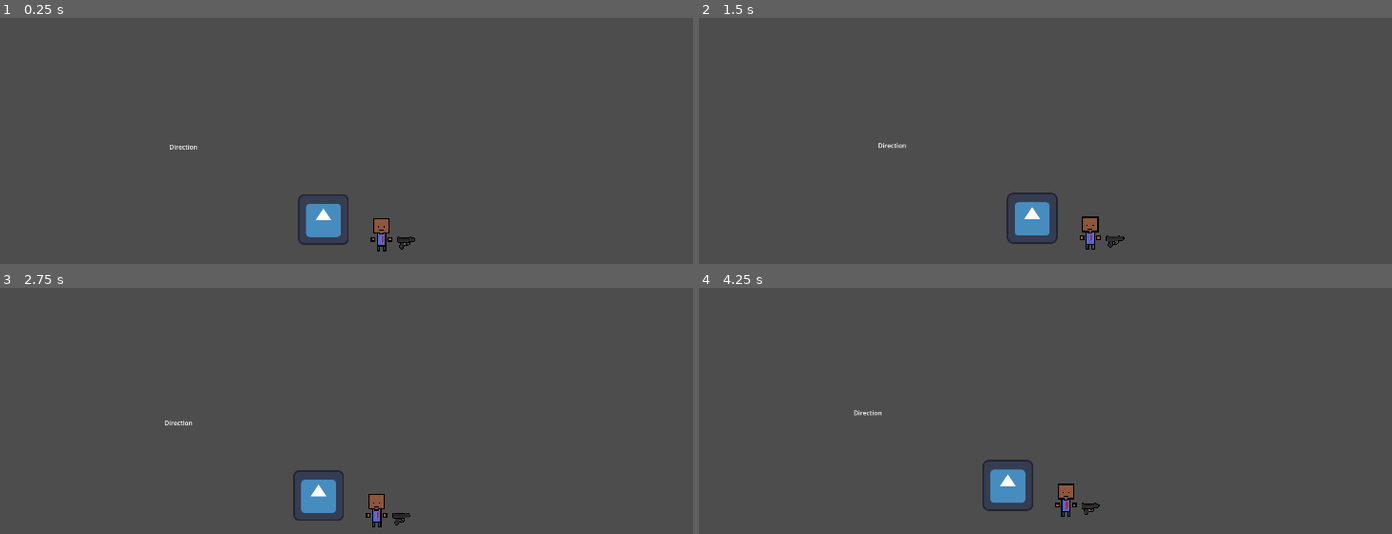
Above: before the commit, frames 1-4 (two rows, left to right).
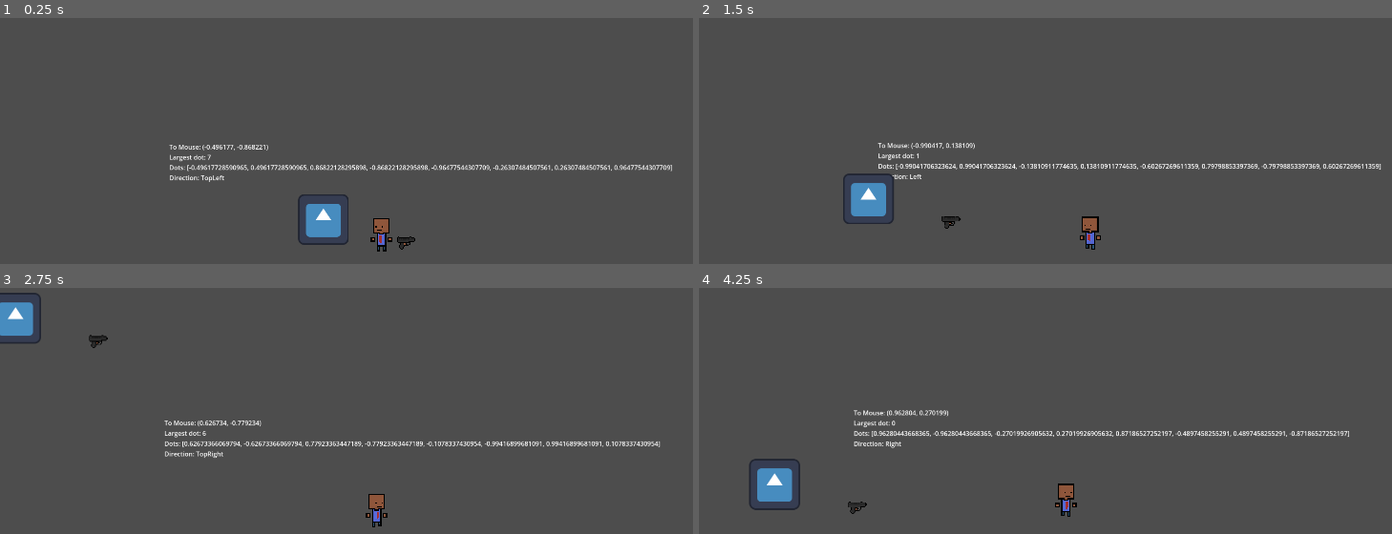
Above: after the commit, the same moments.

Repository: KarumGhag/Hitman-5
Game: Godot game, scene res://World/world.tscn
The game is run twice, just before and just after one commit, with the same random seed, the same clock (stepped at 60 frames per second) and the same inputs. The engine's default icon, where the game draws it, is replaced by a stand-in: a white triangle on a blue panel in a dark square.
Inputs (mouse positions are in pixels of both pictures, inside the frame that each line leads up to):
- Up to frame 1 (0.25 s): no input
- Up to frame 2 (1.5 s): move the mouse to (1100, 241) at 0.52 s; hold D (right) 0.53-1.28 s; tap Mouse wheel up (nextItem) at 0.6 s; tap Mouse wheel down (prevItem) at 0.8, 1.35 s; move the mouse to (927, 254) at 1.27 s; hold S (down) from 1.28 s (still down)
- Up to frame 3 (2.75 s): tap H (holster, bound only after the commit) at 1.55, 2.1 s; move the mouse to (457, 408) at 2.02 s; release S (down) at 2.03 s; hold D (right) from 2.03 s (still down); tap E (pickup, bound only after the commit) at 2.3 s
- Up to frame 4 (4.25 s): move the mouse to (outside the picture) at 2.77 s; release D (right) at 2.78 s; hold W (up) 2.78-3.53 s; tap E (pickup, bound only after the commit) at 2.85 s; tap Mouse wheel up (nextItem) at 3.05, 3.6 s; move the mouse to (outside the picture) at 3.52 s; hold A (left) from 3.53 s (still down); tap Mouse wheel down (prevItem) at 3.8 s

The runs differ from the first frame. In frame 1, 1.3% of the frame differs, in the area x 24-97%, y 51-92%; in frame 2, 3.1%; in frame 3, 3.0%; in frame 4, 3.2%, in the area x 7-94%, y 49-94%.
Error before the commit: Invalid access to property or key 'global_position' on a base object of type 'Nil'. (res://Player/player.gd:24)

Commit message:
added guns

Diff:
--- a/Gun System/GunClass.gd
+++ b/Gun System/GunClass.gd
@@ -1,3 +1,122 @@
 extends Item
 
 class_name GunClass
+
+@export_group("Nodes")
+@export var bullet : PackedScene
+@export var shootPoint : Node2D
+@export var animationPlayer : AnimationPlayer
+@export var shootVectorPoint : Node2D
+
+@export_group("Stats")
+
+@export var damage : float
+@export var bulletSpeed : float = 1000
+@export var knockback : float
+
+#basic gun stats
+@export var auto : bool
+@export var shotgun : bool
+
+## Time between each shot
+@export var fireCoolDown : float = 0.1
+var fireCoolDownTimer : Timer
+## How far the bullet goes before despawning
+## If 0 it is until it hits a wall
+@export var fireDistance : float
+## How much the bullets can spread away from the mouse
+@export var spread : float
+## Amount of bullet shot per click
+## Must be at least 1
+@export var multiBulletNum : int = 1
+## Only use if above is above 1
+## After a bullet is shot it waits this much time for the next bullet to be shot
+@export var multiBulletWait : float = 0.05
+
+
+@export_subgroup("reload")
+## max bullets
+@export var magSize : int = 16
+var bulletsLeft : int
+@export var reloadTime : float = 2
+var reloadTimer : Timer
+var canShoot : bool = true
+
+var target : Vector2
+
+
+@export_subgroup("Camera")
+@export var shakeAmount : float = 5
+
+
+func itemReady() -> void:
+	bulletsLeft = magSize
+
+	#makes a timer that will let you shoot again after its up
+	fireCoolDownTimer = Timer.new()
+	fireCoolDownTimer.one_shot = true
+	fireCoolDownTimer.autostart = false
+
+	fireCoolDownTimer.connect("timeout", canShootAgain)
+
+	add_child(fireCoolDownTimer)
+
+
+func canShootAgain() -> void:
+	canShoot = true
+
+
+func shootLocation() -> Vector2:
+	var innacuracy = randf_range(-spread, spread)
+	target = Vector2.from_angle(shootVectorPoint.global_position.angle_to_point(get_global_mouse_position()) + innacuracy)
+
+	return target.normalized()
+
+
+func shoot() -> void:
+	if bulletsLeft <= 0:
+		reload()
+
+	if not canShoot:
+		return
+
+
+
+	canShoot = false
+
+	for i in range(multiBulletNum):
+			if bulletsLeft <= 0:
+				reload()
+				break
+
+
+			if animationPlayer != null:
+				animationPlayer.play("Shoot")
+
+
+
+
+			var bulletDirection : Vector2 = shootLocation()
+			var bulletInstance = bullet.instantiate()
+			bulletInstance.global_position = shootPoint.global_position
+			bulletInstance.direction = bulletDirection
+
+			bulletInstance.look_at(get_global_mouse_position())
+
+			bulletInstance.fireDistance = fireDistance
+			bulletInstance.damage = damage
+			bulletInstance.speed = bulletSpeed
+			bulletInstance.knockback = knockback
+
+
+
+			get_tree().get_root().add_child(bulletInstance)
+
+
+
+func wait(seconds : float) -> void:
+	await get_tree().create_timer(seconds).timeout
+
+func reload() -> void:
+	await wait(reloadTime)
+	bulletsLeft = magSize
--- a/Gun System/GunClass.tscn
+++ b/Gun System/GunClass.tscn
@@ -47,9 +47,13 @@
 [sub_resource type="CircleShape2D" id="CircleShape2D_thvgv"]
 radius = 50.4207
 
-[node name="GunClass" type="Node2D" node_paths=PackedStringArray("pickUpArea", "pickUpBox")]
+[node name="GunClass" type="Node2D" node_paths=PackedStringArray("shootPoint", "animationPlayer", "shootVectorPoint", "itemSprite", "pickUpArea", "pickUpBox")]
 script = ExtResource("1_its6t")
+shootPoint = NodePath("ShootPoint")
+animationPlayer = NodePath("AnimationPlayer")
+shootVectorPoint = NodePath("ShootVectorPoint")
 itemName = "Glock"
+itemSprite = NodePath("Sprite2D")
 pickUpArea = NodePath("PickUpArea")
 pickUpBox = NodePath("PickUpBox")
 
@@ -58,6 +62,23 @@
 &"": SubResource("AnimationLibrary_3tl4v")
 }
 speed_scale = 2.0
+
+[node name="PickUpArea" type="Area2D" parent="."]
+
+[node name="CollisionShape2D" type="CollisionShape2D" parent="PickUpArea"]
+shape = SubResource("CircleShape2D_rj1wu")
+
+[node name="PickUpBox" type="Area2D" parent="."]
+
+[node name="CollisionShape2D" type="CollisionShape2D" parent="PickUpBox"]
+position = Vector2(1, 1.5)
+shape = SubResource("CircleShape2D_thvgv")
+
+[node name="ShootPoint" type="Node2D" parent="."]
+position = Vector2(24, -2)
+
+[node name="ShootVectorPoint" type="Node2D" parent="."]
+position = Vector2(-14, -2)
 
 [node name="Sprite2D" type="Sprite2D" parent="."]
 texture_filter = 1
@@ -80,14 +101,3 @@
 "source": "res://Art/Guns/Glock.aseprite"
 }
 metadata/_aseprite_wizard_source_file_hash_ = "29d4e4d221828b30f4085f286684e4bd"
-
-[node name="PickUpArea" type="Area2D" parent="."]
-
-[node name="CollisionShape2D" type="CollisionShape2D" parent="PickUpArea"]
-shape = SubResource("CircleShape2D_rj1wu")
-
-[node name="PickUpBox" type="Area2D" parent="."]
-
-[node name="CollisionShape2D" type="CollisionShape2D" parent="PickUpBox"]
-position = Vector2(1, 1.5)
-shape = SubResource("CircleShape2D_thvgv")
--- a/Inventory/ItemClass.gd
+++ b/Inventory/ItemClass.gd
@@ -4,7 +4,7 @@
 
 @export_subgroup("Item")
 @export var itemName : String
-
+@export var itemSprite : Sprite2D
 @export var pickUpArea : Area2D	## How close you have to be to pick up an item
 @export var pickUpBox : Area2D	## The area you have to click on to pick up the item
 var canPickUp : bool = false
@@ -13,9 +13,20 @@
 var equipped : bool = false
 var inInv : bool = false
 
+var player : Player
+var inv : PlayerInv
+
+var camera : Camera2D
+
 func _ready() -> void:
+	camera = get_tree().get_first_node_in_group("Camera")
+
 	pickUpBox.connect("mouse_entered", mouseEnter)
 	pickUpBox.connect("mouse_exited", mouseExit)
+
+	player = get_tree().get_first_node_in_group("Player")
+	if player != null:
+		inv = player.inventory
 
 
 func _process(delta) -> void:
@@ -26,6 +37,42 @@
 		hide()
 	else:
 		show()
+		itemSprite.flip_h = false
+		itemSprite.flip_v = false
+
+	if equipped:
+		mousePos = get_global_mouse_position()
+		if mousePos.x < player.global_position.x:
+			look_at(get_global_mouse_position())
+
+			itemSprite.flip_h = true
+			itemSprite.flip_v = true
+		else:
+			look_at(get_global_mouse_position())
+
+			itemSprite.flip_h = false
+			itemSprite.flip_v = false
+
+
+	if Input.is_action_just_pressed("pickup"):
+		pickup()
+
+func pickup() -> void:
+	if not canPickUp or inInv:
+		return
+
+
+	for i in range(len(inv.inv)):
+		if inv.inv[i] == null:
+			inv.inv[i] = self
+			inInv = true
+
+			inv.currentItem = inv.inv[i]
+			equipped = true
+
+
+
+			return
 
 
 
--- a/Inventory/PlayerInv.gd
+++ b/Inventory/PlayerInv.gd
@@ -10,74 +10,126 @@
 
 var player : Player
 
-func _ready() -> void:
-    camera = get_tree().get_first_node_in_group("Camera")
-    player = get_tree().get_first_node_in_group("Player")
-
-    inv.resize(invSize)
-    for i in range(len(inv)):
-        if inv[i] != null:
-            currentItem = inv[i]
-            break
-
-func _process(_delta) -> void:
-    for i in range(len(inv)):
-        if inv[i] != null:
-            inv[i].global_position = player.holdPos
+var holstered : bool = false
+var lastEquipedItem : int
+var tempItem : Item
 
 
-    if Input.is_action_just_pressed("nextItem"):
-        getNext()
+func _ready() -> void:
+	camera = get_tree().get_first_node_in_group("Camera")
+	player = get_tree().get_first_node_in_group("Player")
 
-func getNext() -> int:
-    var currentPos : int = getCurrent()
-
-    if currentPos == -1:
-        return -1
-
-    while true:
-
-        if currentPos + 1 == len(inv):
-            currentPos = 0
-            if inv[currentPos] != null:
-                break
-
-        currentPos += 1
-
-        if inv[currentPos] != null:
-            break
-
-
-    return currentPos
+	inv.resize(invSize)
+	for i in range(len(inv)):
+		if inv[i] != null:
+			currentItem = inv[i]
+			break
 
 
 
-func getPrev() -> int:
-    var currentPos : int = getCurrent()
-
-    if currentPos == -1:
-        return -1
-
-    while true:
-
-        if currentPos - 1 < 0:
-            currentPos = len(inv) - 1
-            if inv[currentPos] != null:
-                break
-
-        currentPos -= 1
-
-        if inv[currentPos] != null:
-            break
 
 
-    return currentPos
+func _process(_delta) -> void:
+	for i in range(len(inv)):
+		if inv[i] != null:
+			inv[i].global_position = player.holdPos
+
+
+	if Input.is_action_just_pressed("nextItem") and not holstered:
+		currentItem = inv[getNext(getCurrent())]
+	if Input.is_action_just_pressed("prevItem") and not holstered:
+		currentItem = inv[getPrev(getCurrent())]
 
 
 
-func getCurrent() -> int:
-    for i in range(len(inv)):
-        if inv[i] != null:
-            return i
+#if holstered a temp item is set to the next or prev and then the last equipped item is changed and the current item is re holstered
+	if Input.is_action_just_pressed("nextItem") and holstered:
+		tempItem = inv[getNext(getCurrent(tempItem))]
+		lastEquipedItem = getCurrent(tempItem)
 
-    return -1
+
+	if Input.is_action_just_pressed("prevItem") and holstered:
+		tempItem = inv[getPrev(getCurrent(tempItem))]
+		lastEquipedItem = getCurrent(tempItem)
+
+
+	if Input.is_action_just_pressed("holster") and not isEmpty():
+		if not holstered:
+			lastEquipedItem = getCurrent()
+			currentItem.equipped = false
+			currentItem = null
+		else:
+			currentItem = inv[lastEquipedItem]
+			currentItem.equipped = true
+
+		holstered = not holstered #toggles the value
+
+
+func getNext(currentPos) -> int:
+
+	if currentPos == -1:
+		return -1
+
+	while true:
+
+		if currentPos + 1 == len(inv):
+			currentPos = 0
+			if inv[currentPos] != null:
+				break
+
+		currentPos += 1
+
+		if inv[currentPos] != null:
+			break
+
+
+	return currentPos
+
+
+
+func getPrev(currentPos) -> int:
+
+	if currentPos == -1:
+		return -1
+
+	while true:
+
+		if currentPos - 1 < 0:
+			currentPos = len(inv) - 1
+			if inv[currentPos] != null:
+				break
+
+		currentPos -= 1
+
+		if inv[currentPos] != null:
+			break
+
+
+	return currentPos
+
+
+
+func getCurrent(toFind : Item = null) -> int:
+
+	if toFind != null:
+		for j in range(len(inv)):
+			if inv[j] == toFind:
+				return j
+
+	for j in range(len(inv)):
+		if inv[j] == currentItem and currentItem != null:
+			return j
+
+	for i in range(len(inv)):
+		if inv[i] != null:
+			return i
+
+	return -1
+
+
+func isEmpty() -> bool:
+	for i in range(len(inv)):
+		if inv[i] != null:
+			return false
+
+	return true
--- /dev/null
+++ b/Player/animation_handler.gd
@@ -0,0 +1,49 @@
+extends Node2D
+
+var facing : Array[String] = ["Right", "Left", "Up", "Down", "BotRight", "BotLeft", "TopRight", "TopLeft"]
+
+var currentFacingInt : int
+var currentFacing : String
+var directionVectors : Array[Vector2] = [Vector2.RIGHT, Vector2.LEFT, Vector2.UP, Vector2.DOWN, Vector2(1, 1), Vector2(-1, 1), Vector2(1, -1), Vector2(-1, -1)]
+var dotProducts : Array[float] = [0, 0, 0, 0, 0, 0, 0, 0]
+var biggestDotIndex : int
+var directionToMouse : Vector2
+
+
+
+func _process(delta):
+	directionToMouse = (global_position.direction_to(mousePosition)).normalized()
+	for i in range(len(dotProducts)):
+		dotProducts[i] = directionToMouse.dot(directionVectors[i])
+
+	biggestDotIndex = getLargest(dotProducts)
+
+	currentFacing = facing[biggestDotIndex]
+	currentFacingInt = biggestDotIndex
+
+	if direction:
+		bodyAnimator.play("Walk")
+	else:
+		bodyAnimator.play("Idle")
+
+	#if they arent facing up or down the head looks to the side
+	if currentFacingInt == 2 or currentFacingInt == 3:
+		headAnimator.play("Front")
+	else:
+		headAnimator.play("Side")
+
+	#this means they are facing left
+	if currentFacingInt == 1 or currentFacingInt == 7 or currentFacingInt == 5:
+		headSprite.flip_h = true
+		bodySprite.flip_h = true
+		if currentItem != null:
+			currentItem.itemSprite.flip_h = true
+		holdFlipper.rotation_degrees = 180
+	else:
+		headSprite.flip_h = false
+		bodySprite.flip_h = false
+		if currentItem != null:
+			currentItem.itemSprite.flip_h = false
+		holdFlipper.rotation_degrees = 0
+
+	debugText.text = "To Mouse: " + str(directionToMouse) + "\nLargest dot: " + str(biggestDotIndex) + "\nDots: " + str(dotProducts) + "\nDirection: " + str(currentFacing)
--- a/Player/player.gd
+++ b/Player/player.gd
@@ -20,9 +20,11 @@
 
 
 @export_subgroup("Inventory")
+@export var holdFlipper : Node2D
 @export var holdNode : Node2D
-var holdPos : Vector2 = holdNode.global_position
+var holdPos : Vector2
 @export var inventory : PlayerInv
+var currentItem : Item
 
 #Getting direction to face
 var facing : Array[String] = ["Right", "Left", "Up", "Down", "BotRight", "BotLeft", "TopRight", "TopLeft"]
@@ -44,6 +46,7 @@
 
 func _process(_delta) -> void:
 	holdPos = holdNode.global_position
+	currentItem = inventory.currentItem
 
 
 	mousePosition = get_global_mouse_position()
@@ -57,6 +60,7 @@
 	velocity += steering * accel
 
 
+	print(currentItem)
 
 
 	directionToMouse = (global_position.direction_to(mousePosition)).normalized()
@@ -83,10 +87,15 @@
 	if currentFacingInt == 1 or currentFacingInt == 7 or currentFacingInt == 5:
 		headSprite.flip_h = true
 		bodySprite.flip_h = true
+		if currentItem != null:
+			currentItem.itemSprite.flip_h = true
+		holdFlipper.rotation_degrees = 180
 	else:
 		headSprite.flip_h = false
 		bodySprite.flip_h = false
-
+		if currentItem != null:
+			currentItem.itemSprite.flip_h = false
+		holdFlipper.rotation_degrees = 0
 
 	debugText.text = "To Mouse: " + str(directionToMouse) + "\nLargest dot: " + str(biggestDotIndex) + "\nDots: " + str(dotProducts) + "\nDirection: " + str(currentFacing)
 
--- a/Player/player.tscn
+++ b/Player/player.tscn
@@ -85,10 +85,10 @@
 }
 
 [sub_resource type="CapsuleShape2D" id="CapsuleShape2D_btcbx"]
-radius = 16.0
-height = 76.0
+radius = 15.0
+height = 80.0
 
-[node name="Player" type="CharacterBody2D" node_paths=PackedStringArray("bodyAnimator", "headAnimator", "bodySprite", "headSprite", "holdNode", "inventory", "debugText") groups=["Player"]]
+[node name="Player" type="CharacterBody2D" node_paths=PackedStringArray("bodyAnimator", "headAnimator", "bodySprite", "headSprite", "holdFlipper", "holdNode", "inventory", "debugText") groups=["Player"]]
 position = Vector2(0, -26)
 script = ExtResource("1_bvebw")
 accel = 0.25
@@ -96,7 +96,8 @@
 headAnimator = NodePath("HeadSprite/HeadAnim")
 bodySprite = NodePath("PlayerBody")
 headSprite = NodePath("HeadSprite")
-holdNode = NodePath("HoldPos")
+holdFlipper = NodePath("HoldFlip")
+holdNode = NodePath("HoldFlip/HoldPos")
 inventory = NodePath("Inventory")
 debugText = NodePath("Debug")
 
@@ -178,5 +179,8 @@
 [node name="Inventory" type="Node2D" parent="."]
 script = ExtResource("4_gwnis")
 
-[node name="HoldPos" type="Node2D" parent="."]
-position = Vector2(21, 18)
+[node name="HoldFlip" type="Node2D" parent="."]
+position = Vector2(0, 12)
+
+[node name="HoldPos" type="Node2D" parent="HoldFlip"]
+position = Vector2(33, 0)
--- a/project.godot
+++ b/project.godot
@@ -60,3 +60,13 @@
 "events": [Object(InputEventMouseButton,"resource_local_to_scene":false,"resource_name":"","device":-1,"window_id":0,"a …(253 unchanged characters)…
 ]
 }
+pickup={
+"deadzone": 0.2,
+"events": [Object(InputEventKey,"resource_local_to_scene":false,"resource_name":"","device":-1,"window_id":0,"alt_pressed":false,"shift_pressed":false,"ctrl_pressed":false,"meta_pressed":false,"pressed":false,"keycode":0,"physical_keycode":69,"key_label":0,"unicode":101,"location":0,"echo":false,"script":null)
+]
+}
+holster={
+"deadzone": 0.2,
+"events": [Object(InputEventKey,"resource_local_to_scene":false,"resource_name":"","device":-1,"window_id":0,"alt_pressed":false,"shift_pressed":false,"ctrl_pressed":false,"meta_pressed":false,"pressed":false,"keycode":0,"physical_keycode":72,"key_label":0,"unicode":104,"location":0,"echo":false,"script":null)
+]
+}
Not shown, added: Player/animation_handler.gd.uid
